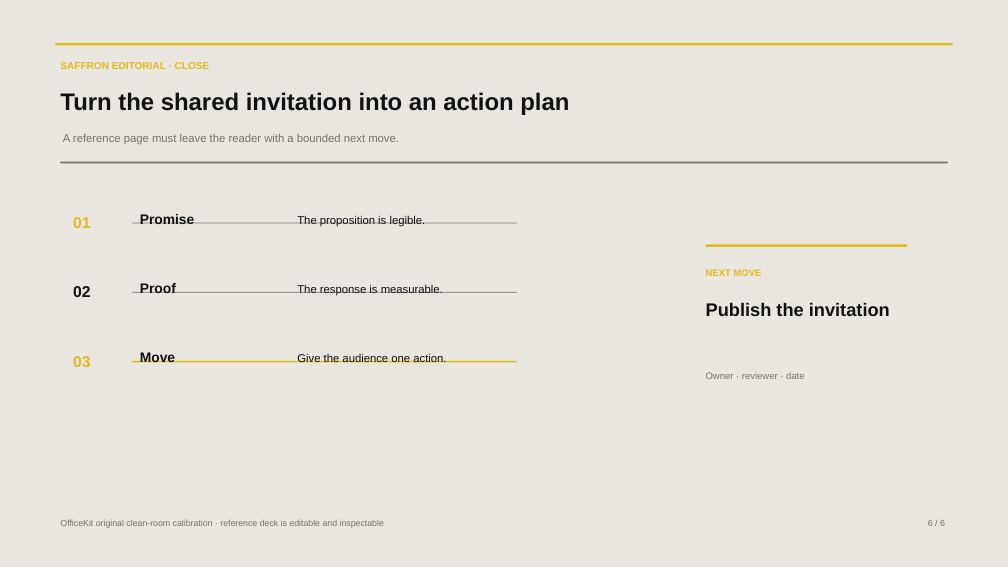
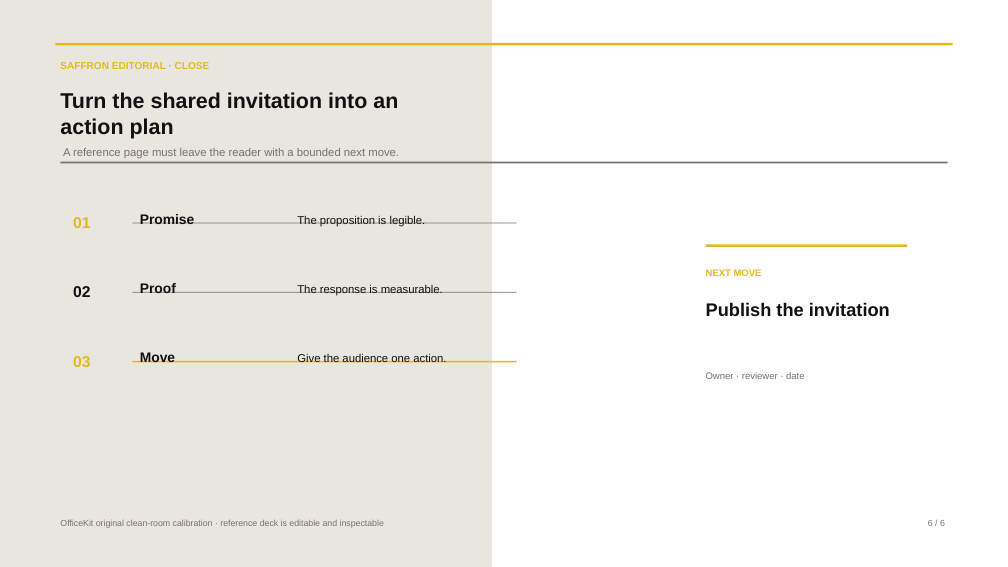
Before and after one commit to w31r4/OfficeKit, a slide deck: slide 6 of skills/presentation-template-library/skills/artifact-template-saffron-editorial/assets/reference.pptx. Drawn at 1008x567 pixels with LibreOffice and Linux fonts; fonts in the diff are those of the drawing; background and template pictures are left out. Boxes give left, top, right and bottom in pixels: in the first picture for what was removed or moved away, otherwise in the second. Text is boxed around its words. In the diff, an @@ line names an element or a change of style, - is before the commit and + after.

Commit message:
fix(templates): rotate image-led reference assets

```diff
--- a/skills/presentation-template-library/skills/artifact-template-saffron-editorial/assets/reference.pptx
+++ b/skills/presentation-template-library/skills/artifact-template-saffron-editorial/assets/reference.pptx
@@ rectangle: place and size @@
-rectangle at [0,0,1008,567]
+rectangle at [0,0,491,567]
@@ rectangle at [0,0,491,567]: fill #E9E6DF to #E9E6DF at 96% opacity @@
@@ text at [60,92,398,139]: text changed; size 28.5 to 25.5 pt @@
-Turn the shared invitation into an action plan
+Turn the shared invitation into an
+action plan
@@ text "A reference page must leave ...": place and size @@
-text "A reference page must leave ..." at [63,134,399,144]
+text "A reference page must leave ..." at [63,148,399,158]
```
Also in this commit, not shown: 5 other slides changed, 56 other files.
